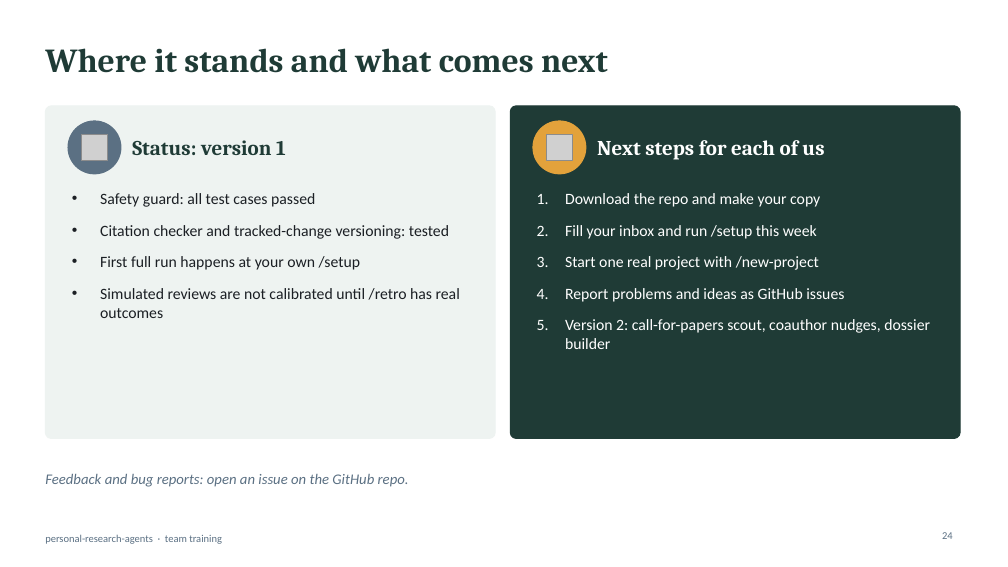
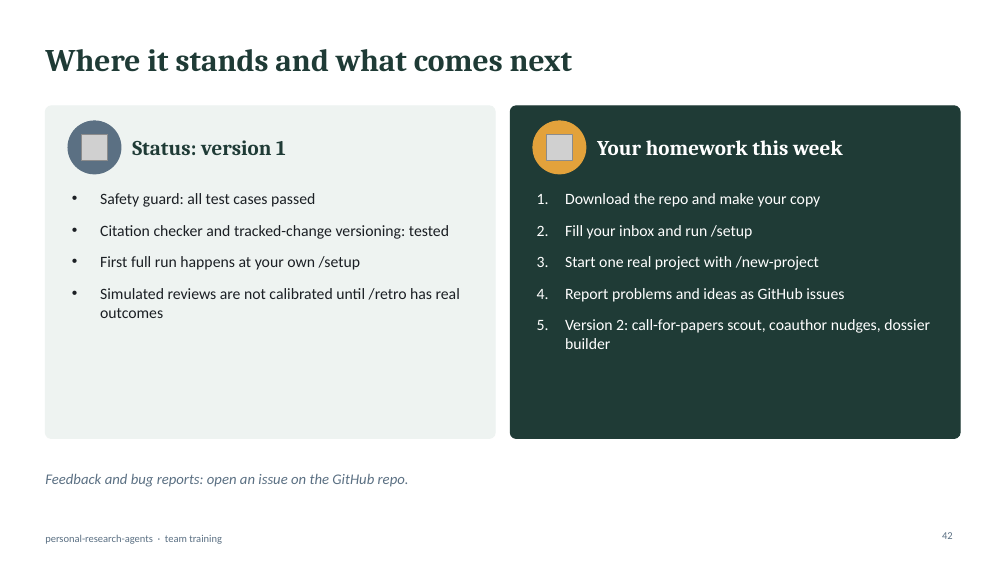
Before and after one commit to simonhdang/personal-research-agents, a slide deck: slide 42 of docs/personal-research-agents_seminar.pptx (slide 24 before the commit). Drawn at 1008x567 pixels with LibreOffice and Linux fonts; fonts in the diff are those of the drawing; grey boxes stand for pictures. Boxes give left, top, right and bottom in pixels: in the first picture for what was removed or moved away, otherwise in the second. Text is boxed around its words. In the diff, an @@ line names an element or a change of style, - is before the commit and + after.

```diff
--- a/docs/personal-research-agents_seminar.pptx
+++ b/docs/personal-research-agents_seminar.pptx
@@ title "Where it stands and what ..." at bbox=[45, 49, 573, 72]: size 32 to 30 pt @@
@@ text at bbox=[597, 140, 843, 155]: text changed @@
-Next steps for each of us
+Your homework this week
@@ text at bbox=[565, 225, 752, 239]: text changed @@
-2. Fill your inbox and run /setup this week
+2. Fill your inbox and run /setup
@@ page number at bbox=[942, 532, 953, 539]: text changed @@
-24
+42
```
Also in this commit, not shown: 16 other slides changed, 24 slides added, 6 slides removed, 1 other file.
